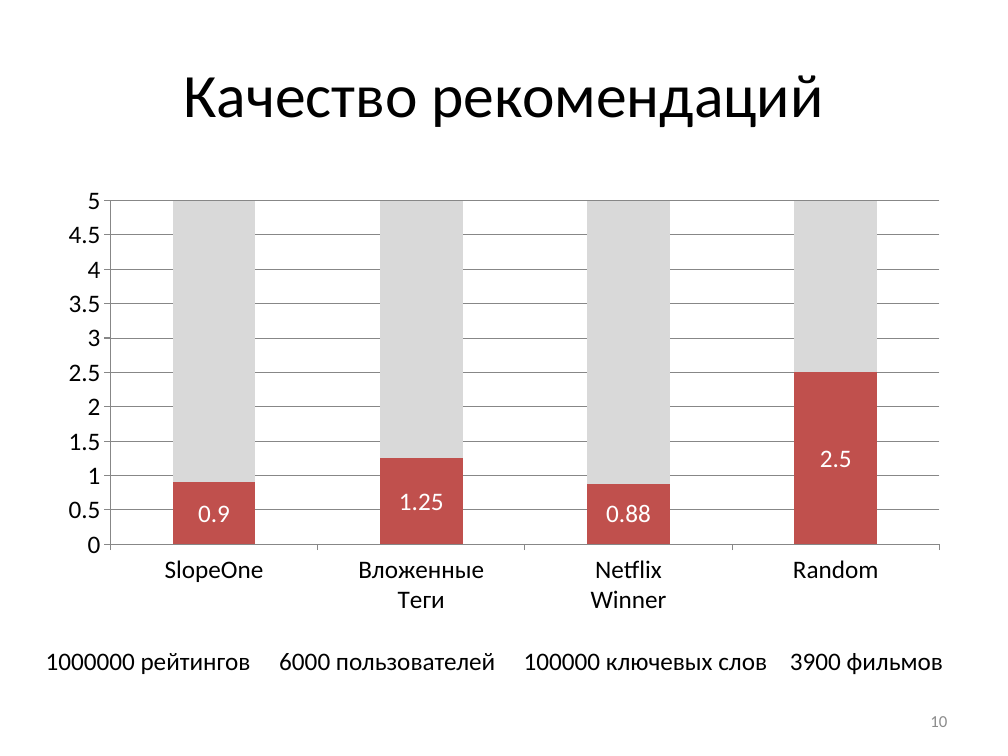
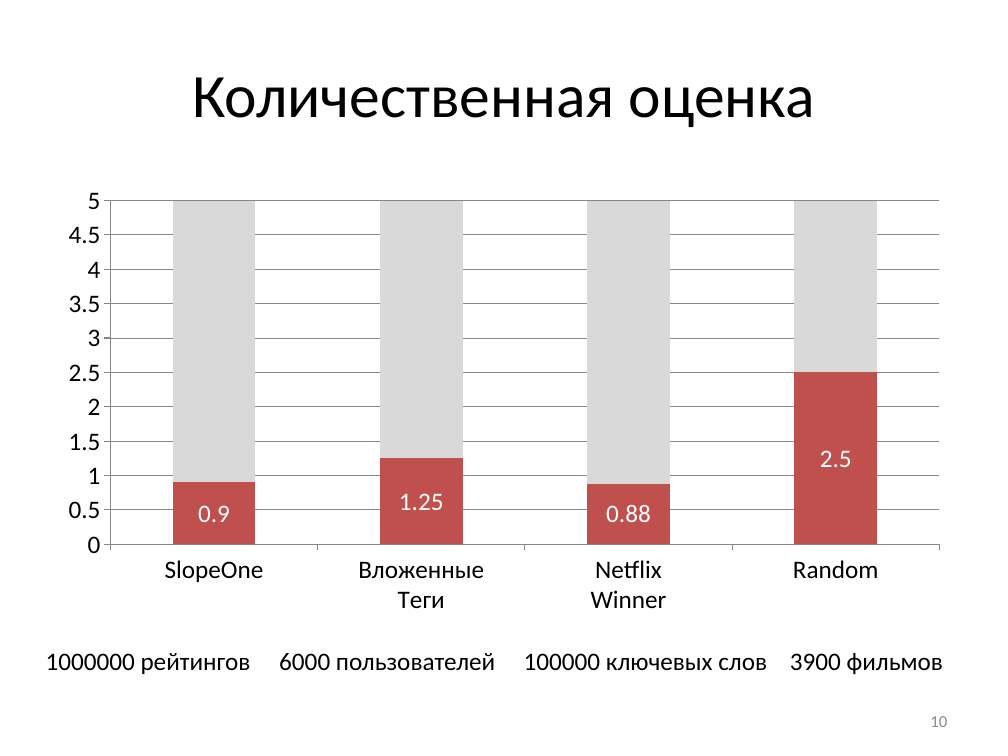
Before and after one commit to Otann/diploma, a slide deck: slide 10 of slides.pptx. Drawn at 1008x756 pixels with LibreOffice and Linux fonts; fonts in the diff are those of the drawing. Boxes give left, top, right and bottom in pixels: in the first picture for what was removed or moved away, otherwise in the second. Text is boxed around its words. In the diff, an @@ line names an element or a change of style, - is before the commit and + after.

```diff
--- a/slides.pptx
+++ b/slides.pptx
@@ title at bbox=[192, 77, 815, 127]: text changed @@
-Качество рекомендаций
+Количественная оценка
```
Also in this commit, not shown: 3 other slides changed.
